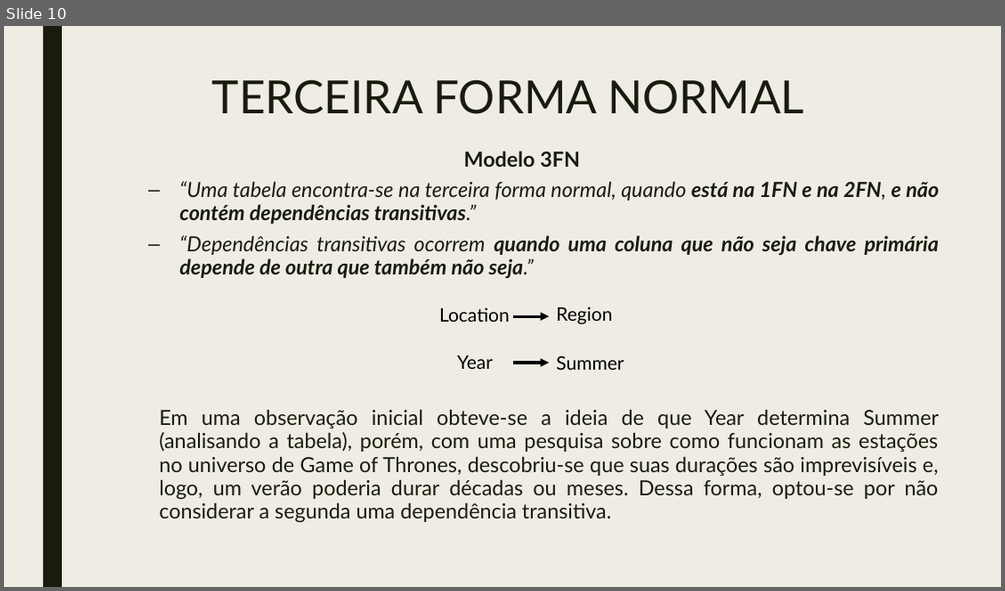
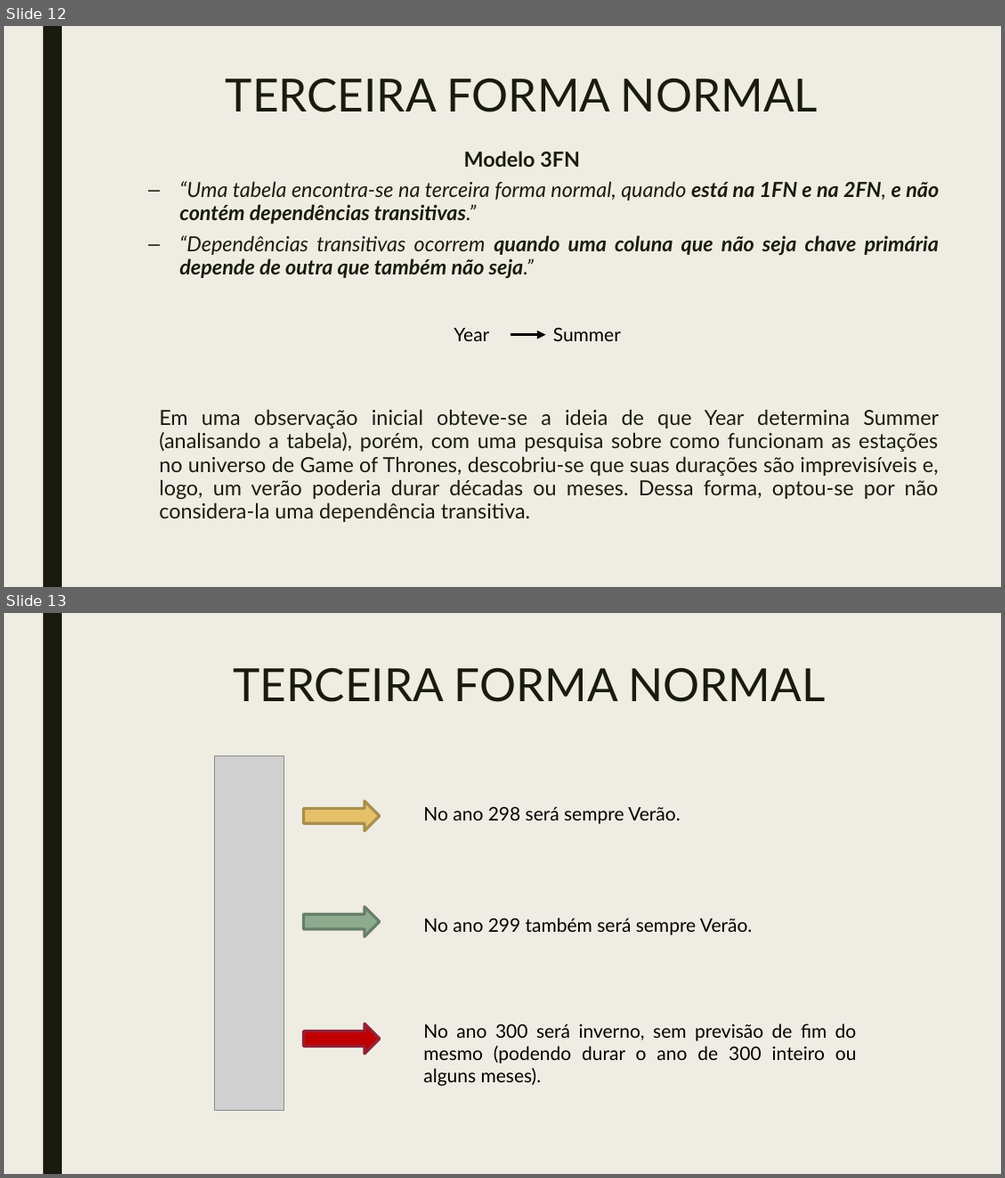
Before and after one commit to ggpereira/Fundamentos-de-BD, a slide deck: Apresentação/Trabalho prático fundamentos de banco de dados 2018.pptx. Shown one above the other, each under a label of ours: slide 10 before the commit, slides 12 and 13 after it. The pictures are 1005x591 and 1005x1178 pixels, drawn with LibreOffice and Linux fonts; fonts in the diff are those of the drawing; grey boxes stand for pictures. Boxes give left, top, right and bottom in pixels: in the first picture for what was removed or moved away, otherwise in the second. Text is boxed around its words. In the diff, an @@ line names an element or a change of style, - is before the commit and + after.

```diff
--- a/Apresentação/Trabalho prático fundamentos de banco de dados 2018.pptx
+++ b/Apresentação/Trabalho prático fundamentos de banco de dados 2018.pptx
@@ slide 13 added at (4, 613, 1001, 1174), background #EFEDE3; not listed: 1 template element that a slide beside it also shows @@
@@ title added at (233, 668, 825, 702), 44 pt, text #191B0E @@
+TERCEIRA FORMA NORMAL
@@ picture added at (214, 755, 283, 1110) @@
@@ right arrow added at (304, 801, 380, 831), fill #E6C069, outline #AA8E4E 2.75 pt @@
@@ text added at (423, 806, 680, 824), 18 pt, text #000000 @@
+No ano 298 será sempre Verão.
@@ right arrow added at (304, 907, 380, 937), fill #8DAB8E, outline #687F69 2.75 pt @@
@@ text added at (423, 917, 752, 935), 18 pt, text #000000 @@
+No ano 299 também será sempre Verão.
@@ right arrow added at (304, 1023, 380, 1054), fill #C00000, outline #912236 2.75 pt @@
@@ text added at (423, 1023, 857, 1086), 18 pt, text #000000 @@
+No ano 300 será inverno, sem previsão de fim do mesmo (podendo durar o ano de 300 inteiro ou alguns meses).
@@ what was slide 10 is now slide 12 @@
@@ slide 12 changed as well @@
@@ title "TERCEIRA FORMA NORMAL": place and size @@
-title "TERCEIRA FORMA NORMAL" at (212, 80, 804, 114)
+title "TERCEIRA FORMA NORMAL" at (226, 79, 817, 112)
@@ text removed at (439, 307, 510, 321) @@
-Location
@@ arrow removed from (513, 316) to (550, 316) @@
@@ text removed at (556, 306, 612, 324) @@
-Region
@@ 2 texts, 1 arrow: place and size @@
-2 texts, 1 arrow at (457, 355, 623, 370)
+2 texts, 1 arrow at (453, 327, 621, 341)
@@ text at (159, 409, 938, 522): text changed @@
-Em uma observação inicial obteve-se a ideia de que Year determina Summer (analisando a tabela), porém, com uma pesquisa sobre como funcionam as estações no universo de Game of Thrones, descobriu-se que suas durações são imprevisíveis e, logo, um verão poderia durar décadas ou meses. Dessa forma, optou-se por não considerar a segunda uma dependência transitiva.
+Em uma observação inicial obteve-se a ideia de que Year determina Summer (analisando a tabela), porém, com uma pesquisa sobre como funcionam as estações no universo de Game of Thrones, descobriu-se que suas durações são imprevisíveis e, logo, um verão poderia durar décadas ou meses. Dessa forma, optou-se por não considera-la uma dependência transitiva.
```
Also in this commit, not shown: 11 other slides changed, 6 other slides added.
